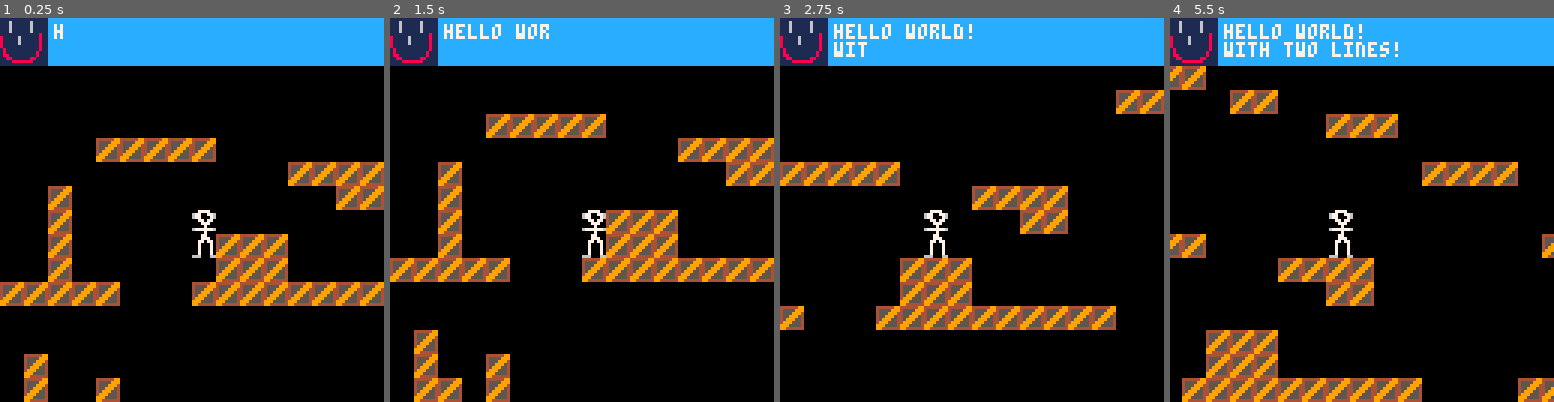
Above: before the commit, frames 1-4 (left to right).
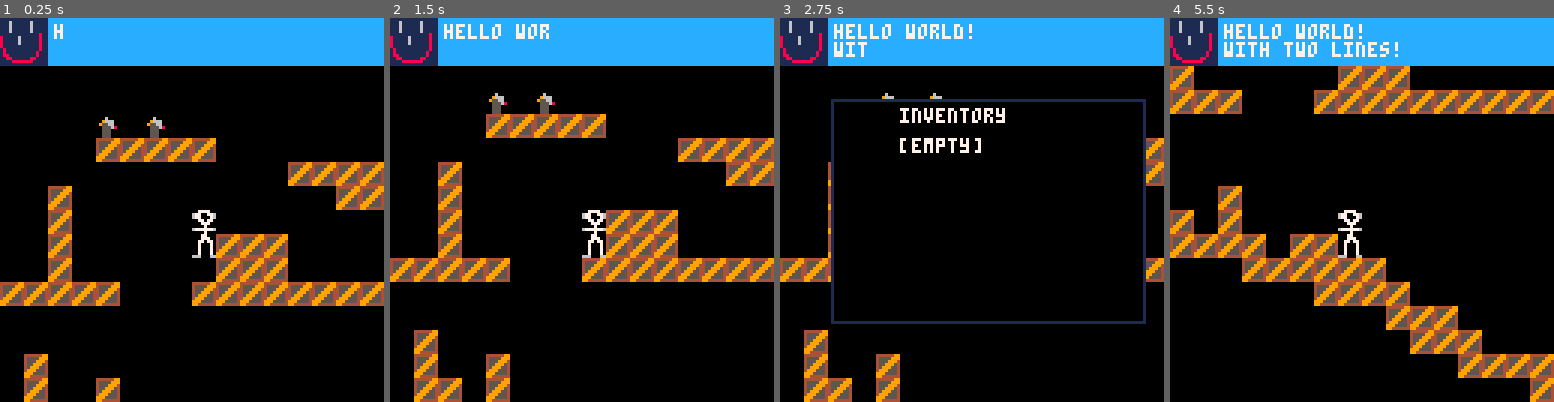
Above: after the commit, the same moments.

Repository: nsatragno/pico8-carts
Game: PICO-8 cartridge space_kludge/space_kludge.p8
The game is run twice, just before and just after one commit, with the same random seed, the same clock (stepped at 60 frames per second) and the same inputs.
Inputs:
- Up to frame 1 (0.25 s): no input
- Up to frame 2 (1.5 s): tap X (X key) at 0.33, 1.07 s; tap O (Z key) at 0.7 s
- Up to frame 3 (2.75 s): hold Right 1.6-2.1 s; tap O (Z key) at 1.7, 2.1, 2.5 s; tap X (X key) at 1.85 s; hold Up 2.15-2.42 s; hold Right from 2.47 s (still down)
- Up to frame 4 (5.5 s): tap O (Z key) every 0.4 s from 2.9 to 5.3 s; tap X (X key) at 2.97, 4.08, 5.2 s; release Right at 3.03 s; hold Left 3.08-3.58 s; hold Down 3.63-3.97 s; hold Right 4.02-4.68 s; hold Up 4.73-5.03 s; hold Left from 5.08 s (still down)

The runs differ from the first frame. In frame 1, 0.3% of the frame differs, in the area x 25-43%, y 25-32%; in frame 2, 0.3%; in frame 3, 19%; in frame 4, 28%, in the area x 0-100%, y 12-100%.

Commit message:
[kludge] Add basic inventory.

Diff:
--- a/space_kludge/space_kludge.p8
+++ b/space_kludge/space_kludge.p8
@@ -10,6 +10,9 @@
     y = 80,
     dx = 0,
     dy = 0.2,
+    inventory = {},
+    show_inventory = false,
+    equipped_item = nil,
 
     -- the number of frames you can hold the jump button to go higher
     jump_ticks = 0,
@@ -19,12 +22,32 @@
     end,  -- player:draw
 
     update = function(self)
-      if btn(➡️) then
-        self.dx = 1
-      elseif btn(⬅️) then
-        self.dx = -1
+      if btnp(❎) then
+        self.show_inventory = not self.show_inventory
+        self.selected_index = 0
+      end
+
+      if self.show_inventory then
+        if btn(⬇️) then
+          self.selected_index += 1
+        elseif btn(⬆️) then
+          self.selected_index -= 1
+        elseif btnp(🅾️) then
+          if self.equipped_item == self.inventory[self.selected_index] then
+            self.equipped_item = nil
+          else
+            self.equipped_item = self.inventory[self.selected_index]
+          end
+        end
+        self.selected_index = mid(1, self.selected_index, #self.inventory)
       else
-        self.dx = 0
+        if btn(➡️) then
+          self.dx = 1
+        elseif btn(⬅️) then
+          self.dx = -1
+        else
+          self.dx = 0
+        end
       end
 
       local points = {
@@ -55,6 +78,12 @@
         if g_map:is_solid(point.x + sgn(self.dx), point.y) then
           self.dx = 0
         end
+
+        -- pick up items
+        local item = g_map:get_item(point.x, point.y)
+        if item then
+          add(self.inventory, item)
+        end
       end
 
       if not on_floor then
@@ -65,18 +94,46 @@
       self.x += self.dx
       self.y += self.dy
 
-      if btn(⬆️) and on_floor then
-        -- jump
-        self.jump_ticks = 15
-      end
-
-      if self.jump_ticks > 0 then
-        self.jump_ticks -= 1
-        if btn(⬆️) then
-          self.dy = -1.8
+      if not self.show_inventory then
+        if btn(⬆️) and on_floor then
+          -- jump
+          self.jump_ticks = 15
+        end
+
+        if self.jump_ticks > 0 then
+          self.jump_ticks -= 1
+          if btn(⬆️) then
+            self.dy = -1.8
+          end
+        end
+
+        if btn(🅾️) then
+          if self.equipped_item then
+            self.equipped_item:use()
+          end
         end
       end
     end,  -- player:update
+
+    draw_inventory = function(self)
+      camera()
+      rectfill(18, 28, 120, 100, 0)
+      rect(17, 27, 121, 101, 1)
+      print("inventory", 40, 30, 7)
+      for i = 1, #self.inventory do
+        print(self.inventory[i].name, 40, 30 + i * 10, 7)
+        if i == self.selected_index then
+          spr(0, 22, 30 + i * 10)
+        end
+        if self.equipped_item == self.inventory[i] then
+          print("e", 32, 30 + i * 10, 8)
+        end
+      end
+      if #self.inventory <= 0 then
+        print("[empty]", 40, 40, 7)
+      end
+      camera(g_camera.x, g_camera.y)
+    end,  -- player:draw_inventory
   }
 end  -- create_player
 
@@ -107,6 +164,15 @@
   }
 end  -- create_dialog
 
+function create_extinguisher()
+  add(g_player.inventory, {
+    name = "fire extinguisher",
+    use = function()
+      printh("fire e")
+    end,  -- extinguisher:use
+  })
+end  -- create_extinguisher
+
 function _init()
   g_player = create_player()
   g_actors = { g_player }
@@ -124,6 +190,20 @@
     clamp = function(self, x, y)
       return { x = (x \ 8) * 8, y = (y \ 8) * 8 }
     end,  -- map:coordinates_for
+
+    get_item = function(self, x, y)
+      local sprite = mget(x \ 8, y \ 8)
+      if not fget(sprite, 1) then
+        return nil
+      end
+      mset(x \ 8, y \ 8, 0)
+      if sprite == 127 then
+        -- fire extinguisher
+        return create_extinguisher()
+      else
+        stop("unknown object with sprite "..sprite)
+      end
+    end,  -- map:get_item
   }
 
   g_camera = {
@@ -179,6 +259,9 @@
   for actor in all (g_actors) do
     actor:draw()
   end
+  if g_player.show_inventory then
+    g_player:draw_inventory()
+  end
 end  -- _draw
 
 
@@ -213,8 +296,40 @@
 
 
 
+…(32 lines of a section not shown)…
 __gff__
-0001000000000000000000000000000000000000000000000000000000000000000000000000000000000000000000000000000000000000000000000000000000000000000000000000000000000000000000000000000000000000000000000000000000000000000000000000000000000000000000000000000000000000
+0001000000000000000000000000000000000000000000000000000000000000000000000000000000000000000000000000000000000000000000000000000000000000000000000000000000000000000000000000000000000000000000000000000000000000000000000000000000000000000000000000000000000002
 0000000000000000000000000000000000000000000000000000000000000000000000000000000000000000000000000000000000000000000000000000000000000000000000000000000000000000000000000000000000000000000000000000000000000000000000000000000000000000000000000000000000000000
 __map__
 0000000000000000000000000000000000000000000000000000000000000000000000000000000000000000000000000000000000000000000000000000000000000000000000000000000000000000000000000000000000000000000000000000000000000000000000000000000000000000000000000000000000000000
@@ -225,7 +340,7 @@
 0000000000000000000000000000000000000000000000000000000000000000000000000000000000000000000000000000000000000000000000000000000000000000000000000000000000000000000000000000000000000000000000000000000000000000000000000000000000000000000000000000000000000000
 0000000000000000000000000000000000000101010100000000000000000000000000000000000000000000000000000000000000000000000000000000000000000000000000000000000000000000000000000000000000000000000000000000000000000000000000000000000000000000000000000000000000000000
 0000000000000000000000000000000000000000000000000000000000000000000000000000000000000000000000000000000000000000000000000000000000000000000000000000000000000000000000000000000000000000000000000000000000000000000000000000000000000000000000000000000000000000
-0000000000000000000000000000000000000000000000000000000000000000000000000000000000000000000000000000000000000000000000000000000000000000000000000000000000000000000000000000000000000000000000000000000000000000000000000000000000000000000000000000000000000000
+000000007f007f00000000000000000000000000000000000000000000000000000000000000000000000000000000000000000000000000000000000000000000000000000000000000000000000000000000000000000000000000000000000000000000000000000000000000000000000000000000000000000000000000
 0000000001010101010000000000000000000000000000010101010000000000000000000000000000000000000000000000000000000000000000000000000000000000000000000000000000000000000000000000000000000000000000000000000000000000000000000000000000000000000000000000000000000000
 0000000000000000000000000101010100000000000000000000000000000000000000000000000000000000000000000000000000000000000000000000000000000000000000000000000000000000000000000000000000000000000000000000000000000000000000000000000000000000000000000000000000000000
 0000010000000000000000000000010100000000000000000000000000000000000000000000000000000000000000000000000000000000000000000000000000000000000000000000000000000000000000000000000000000000000000000000000000000000000000000000000000000000000000000000000000000000
Not shown, changed: 32 lines of the sprite sheet (__gfx__) section of space_kludge/space_kludge.p8
